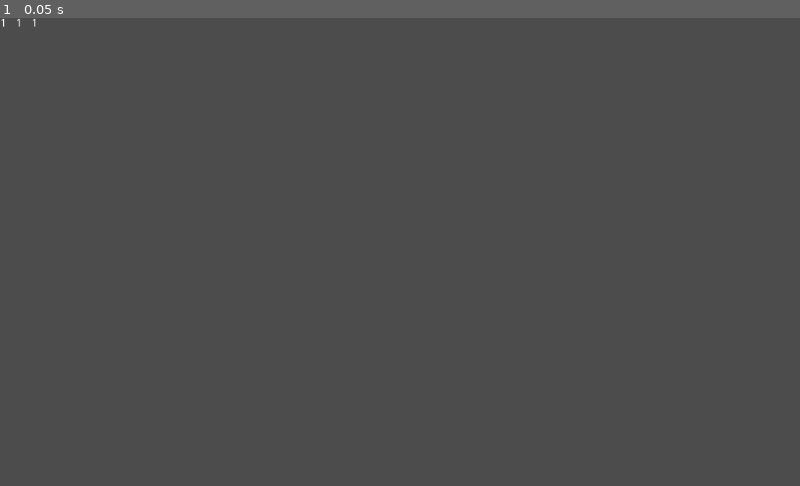
Above: before the commit, frame 1.
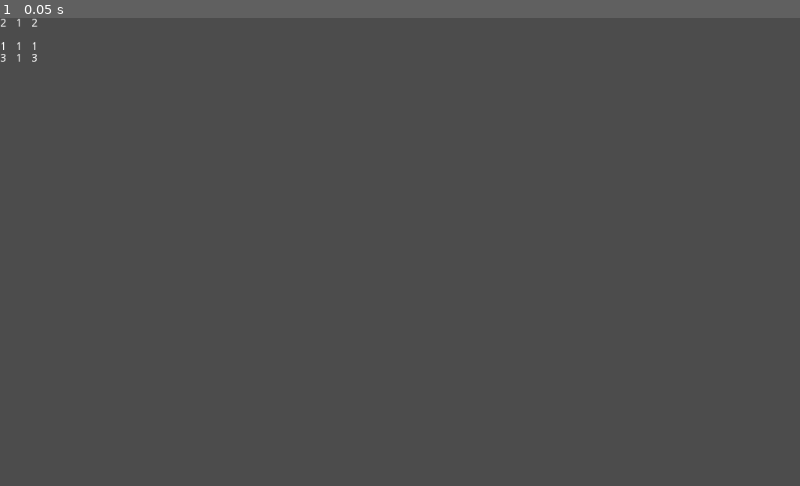
Above: after the commit, the same moment.

Repository: the-alex-g/Frost
Game: Godot game, scene res://Player/Player.tscn
The game is run twice, just before and just after one commit, with the same random seed, the same clock (stepped at 60 frames per second) and the same inputs.
Inputs:
- Up to frame 1 (0.05 s): no input

The runs differ from the first frame. In frame 1, less than 0.1% of the frame differs, in the area x 0-5%, y 0-10%.

Commit message:
Add other values to be displayed on card

Diff:
--- a/Project/Player/Cards/Card.gd
+++ b/Project/Player/Cards/Card.gd
@@ -7,4 +7,7 @@
 var cost:int
 
 func _ready():
-	text.text = str(damage)
+	text.text += str(cost)+"\n \n"
+	text.text += str(damage)
+	if health != 0:
+		text.text += "\n"+str(health)
--- a/Project/Player/Cards/Card.tscn
+++ b/Project/Player/Cards/Card.tscn
@@ -6,8 +6,8 @@
 script = ExtResource( 1 )
 
 [node name="RichTextLabel" type="RichTextLabel" parent="."]
-margin_right = 40.0
-margin_bottom = 40.0
+margin_right = 57.0
+margin_bottom = 98.0
 __meta__ = {
 "_edit_use_anchors_": false
 }
